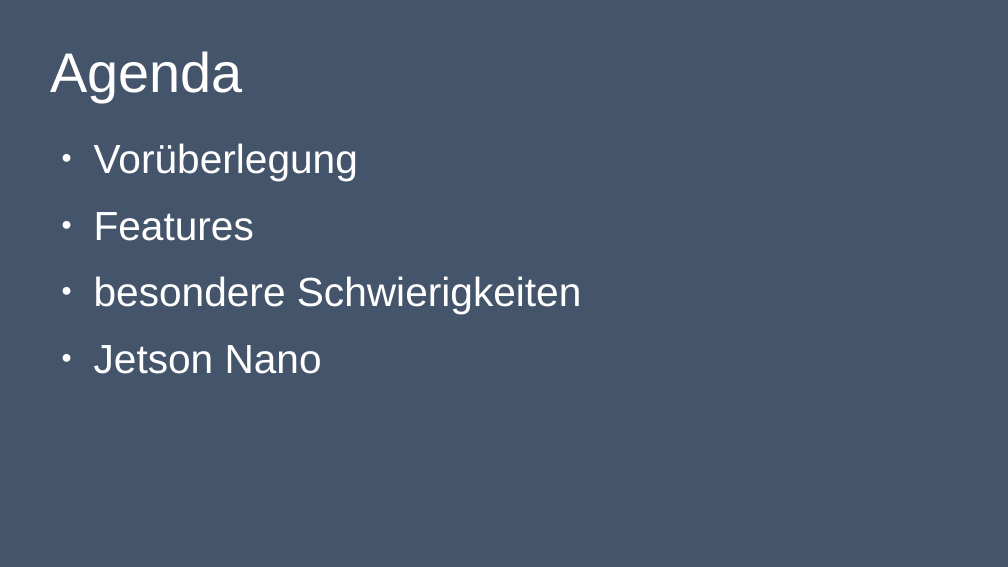
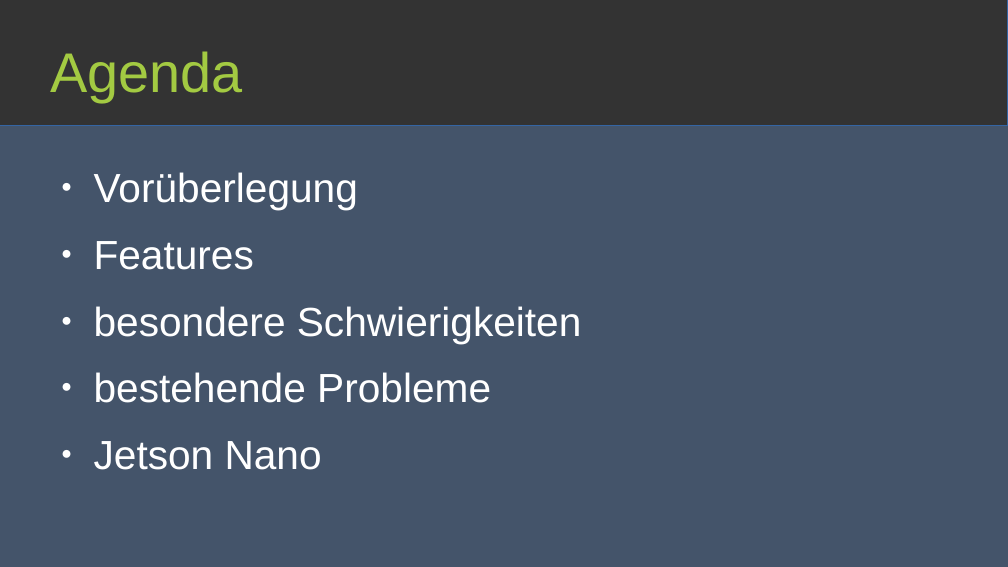
Before and after one commit to lukas-haupt/OpenCV-Whiteboard, a slide deck: slide 2 of Presentations/opencv-whiteboard-presentation_end.odp. Drawn at 1008x567 pixels with LibreOffice and Linux fonts; fonts in the diff are those of the drawing. Boxes give left, top, right and bottom in pixels: in the first picture for what was removed or moved away, otherwise in the second. Text is boxed around its words. In the diff, an @@ line names an element or a change of style, - is before the commit and + after.

Commit message:
Added slides for Jetson Nano, changed layout, minor changes to bullet points, typos

```diff
--- a/Presentations/opencv-whiteboard-presentation_end.odp
+++ b/Presentations/opencv-whiteboard-presentation_end.odp
@@ rectangle added at <box>0,0,1008,126</box>, fill #333333, outline #3465A4 0 pt @@
@@ title "Agenda" at <box>50,51,243,102</box>: text colour #FFFFFF to #A3CA42 @@
@@ text "Vorüberlegung": place and size @@
-text "Vorüberlegung" at <box>94,143,582,374</box>
+text "Vorüberlegung" at <box>94,172,582,470</box>
@@ text at <box>94,372,491,403</box>: paragraph added @@
+● bestehende Probleme
```
Also in this commit, not shown: 7 other slides changed, 5 slides added, 1 slide removed, 1 other file.
